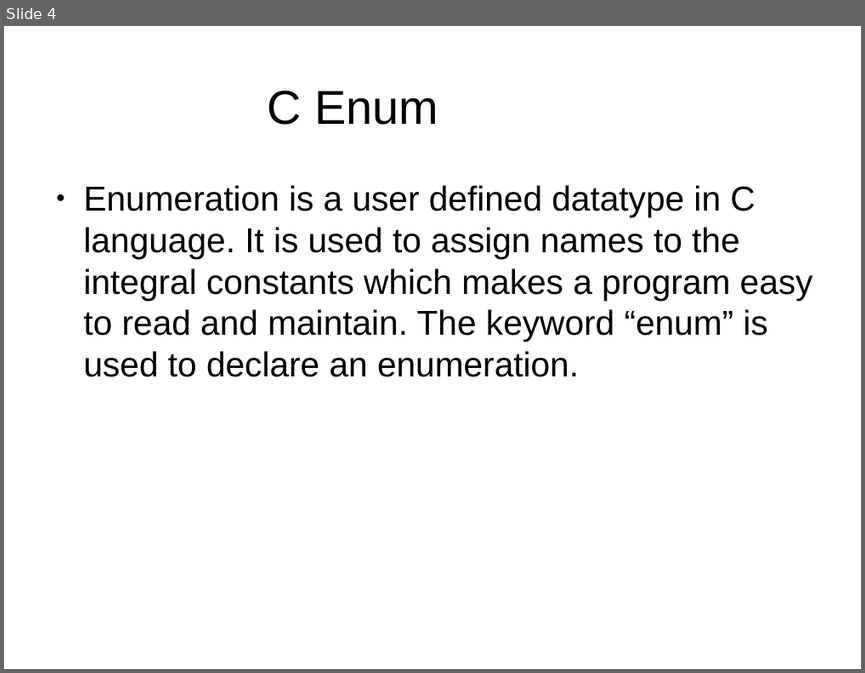
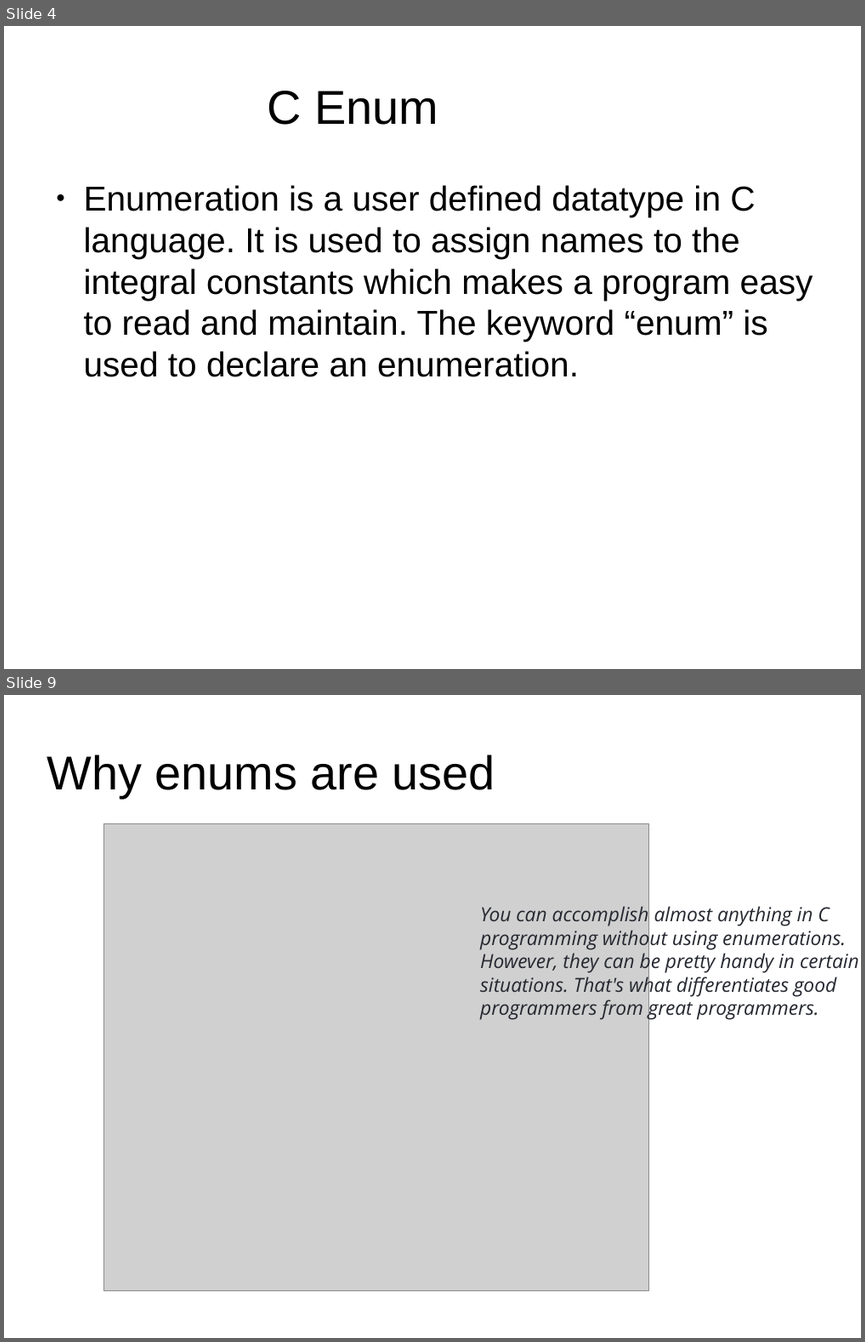
Before and after one commit to MandeepSinghey/c_online_learnings, a slide deck: c_c++_learnings.pptx. Shown one above the other, each under a label of ours: slide 4 before the commit, slides 4 and 9 after it; the slides between them are not shown. The pictures are 865x673 and 865x1342 pixels, drawn with LibreOffice and Linux fonts; fonts in the diff are those of the drawing; grey boxes stand for pictures; background and template pictures are left out. Boxes give left, top, right and bottom in pixels: in the first picture for what was removed or moved away, otherwise in the second. Text is boxed around its words. In the diff, an @@ line names an element or a change of style, - is before the commit and + after.

```diff
--- a/c_c++_learnings.pptx
+++ b/c_c++_learnings.pptx
@@ slide 9 added at <box>4,695,861,1338</box>, background picture (left out) @@
@@ title added at <box>46,755,495,798</box>, 44 pt, text #000000 @@
+Why enums are used
@@ picture added at <box>103,823,648,1291</box> @@
@@ text added at <box>480,903,859,1020</box>, 18 pt, text #252830, italic @@
+You can accomplish almost anything in C programming without using enumerations. However, they can be pretty handy in certain situations. That's what differentiates good programmers from great programmers.
```
Also in this commit, not shown: 1 slide changed, 9 other slides added.
